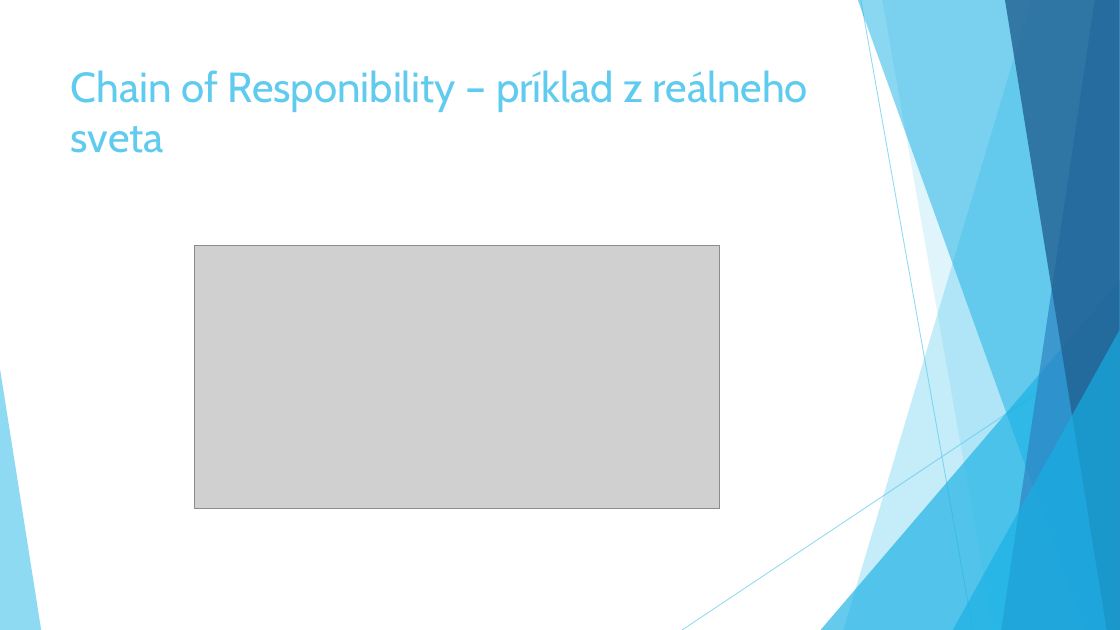
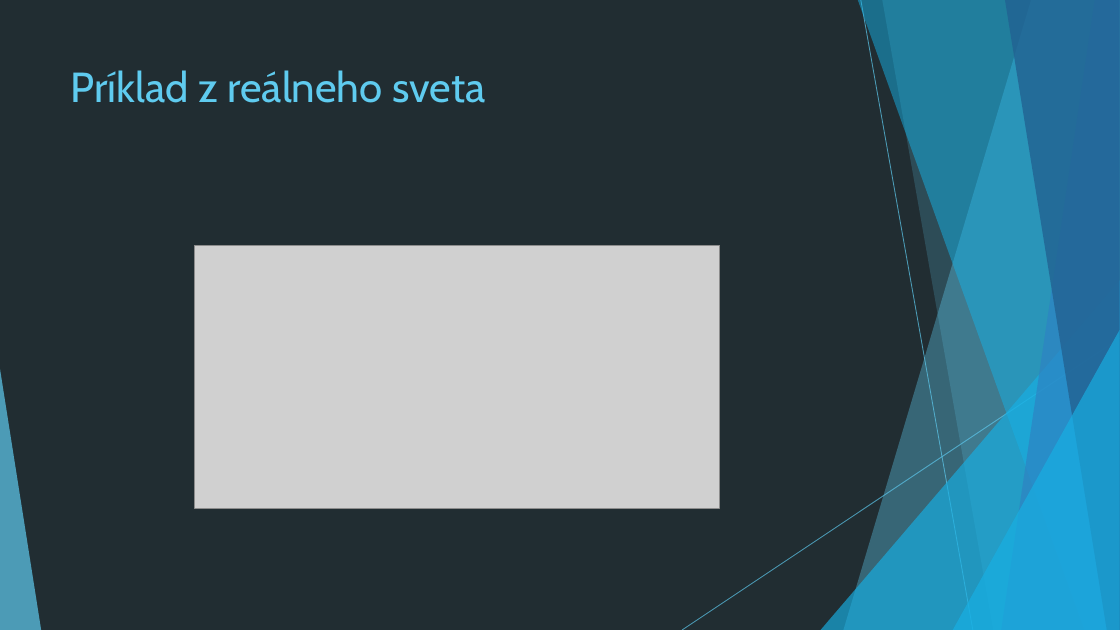
Before and after one commit to Rokulus/ASOS_prezentacia3, a slide deck: slide 12 of Behavioral_Design_Patterns.pptx (slide 9 before the commit). Drawn at 1120x630 pixels with LibreOffice and Linux fonts; fonts in the diff are those of the drawing; grey boxes stand for pictures. Boxes give left, top, right and bottom in pixels: in the first picture for what was removed or moved away, otherwise in the second. Text is boxed around its words. In the diff, an @@ line names an element or a change of style, - is before the commit and + after.

```diff
--- a/Behavioral_Design_Patterns.pptx
+++ b/Behavioral_Design_Patterns.pptx
@@ background #FFFFFF to #212D32 @@
@@ title at [71,70,485,103]: text changed @@
-Chain of Responibility – príklad z reálneho sveta
+Príklad z reálneho sveta
```
Also in this commit, not shown: 17 other slides changed, 7 slides added, 5 slides removed.
